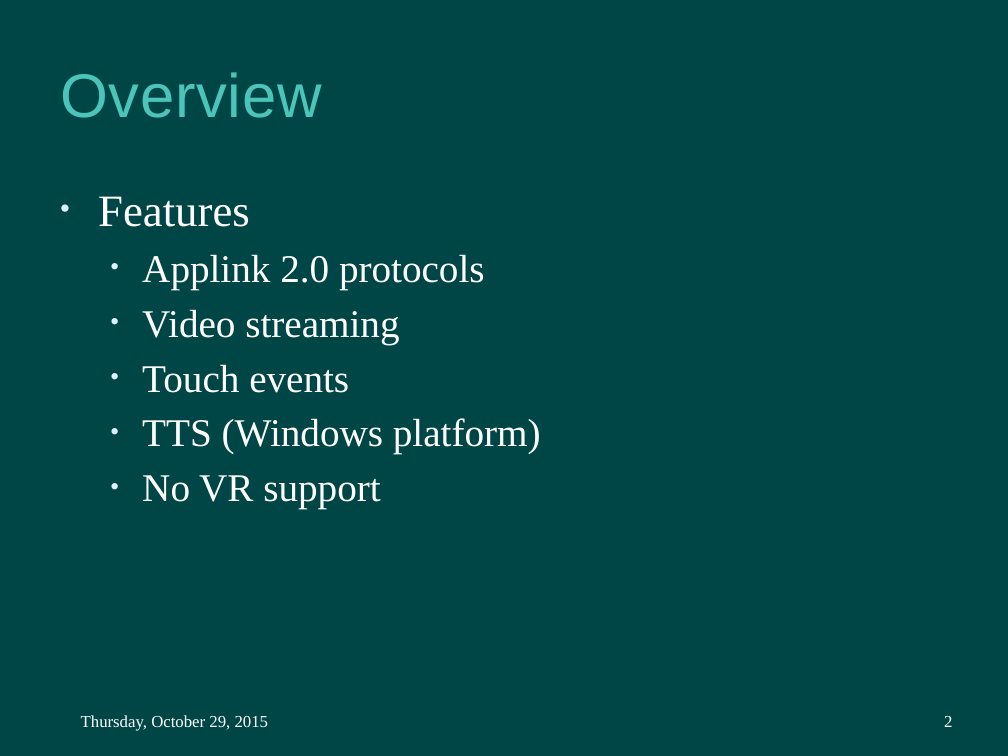
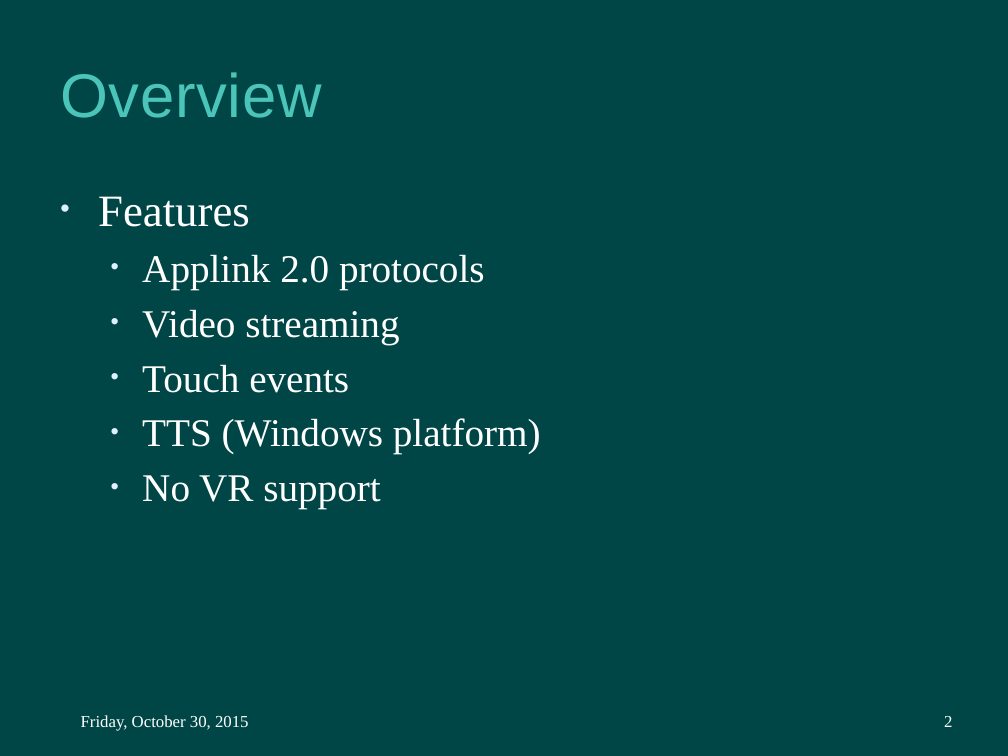
Before and after one commit to APCVSRepo/hmi_sdk, a slide deck: slide 2 of Doc/QT SDK Introduction.pptx. Drawn at 1008x756 pixels with LibreOffice and Linux fonts; fonts in the diff are those of the drawing; background and template pictures are left out. Boxes give left, top, right and bottom in pixels: in the first picture for what was removed or moved away, otherwise in the second. Text is boxed around its words. In the diff, an @@ line names an element or a change of style, - is before the commit and + after.

```diff
--- a/Doc/QT SDK Introduction.pptx
+++ b/Doc/QT SDK Introduction.pptx
@@ text at (x1=81, y1=715, x2=249, y2=731): text changed @@
-Thursday, October 29, 2015
+Friday, October 30, 2015
```
Also in this commit, not shown: 24 other slides changed.
